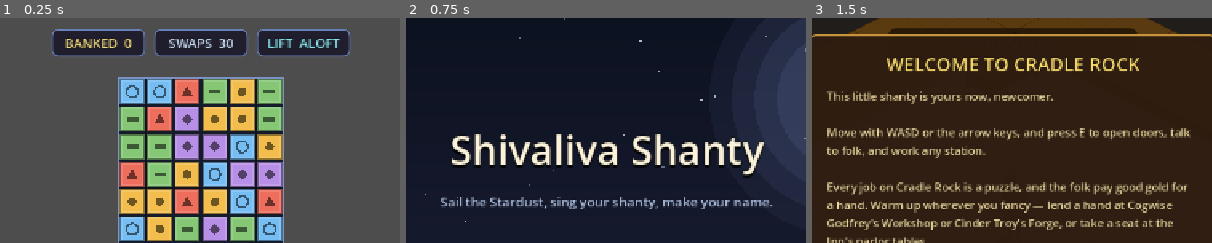
Above: before the commit, frames 1-3 (left to right).
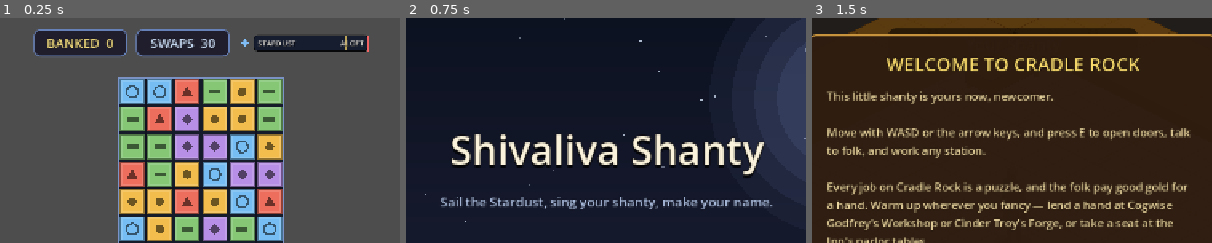
Above: after the commit, the same moments.

Repository: TairoyZone/shivaliva-shanty
Game: Godot game, scene res://puzzles/loft/loft.tscn
Same seed, same stepped clock (60 frames per second), same inputs: the game is played once before the commit and once after it. This scene is started directly instead of the project's main scene.
Inputs:
- Up to frame 1 (0.25 s): no input
- Up to frame 2 (0.75 s): click "← Leave" at 0.5 s
- Up to frame 3 (1.5 s): click "New Game" at 1.25 s
The pictures show only the part of the screen within x 25-75%, y 0-50%; the shares and areas given below are measured in that part.

The runs differ from the first frame. In frame 1, 5.2% of the frame differs, in the area x 8-93%, y 4-17%; in frame 2, nothing differs; in frame 3, nothing differs.

Commit message:
polish(loft): LIFT + HULL readouts are now MeterBars (consistent with the ship deck)
The Loft's LIFT text-gauge -> a STARDUST MeterBar (fills calm-blue->red as the live Stardust rises, bite tick at 8/10, sink line at 10/10; caption ALOFT/STEADY/SINKING). The voyage HULL text label -> a HULL MeterBar (one lit notch per hole, green->amber->red). BANKED + SWAPS stay text pills (they're scores, not pools). Reuses components/meter_bar so the whole game's ship-status reads identically.

Co-Authored-By: Claude Opus 4.8 <noreply@anthropic.com>

Diff:
--- a/puzzles/loft/loft.gd
+++ b/puzzles/loft/loft.gd
@@ -14,12 +14,15 @@
 ## the AI crew covers the rest. Arrival → the haul card; a sink → LOST IN THE STARDUST. See [[voyage-loop-research]].
 const SELF_SCENE : String = "res://puzzles/loft/loft.tscn"   # SKIRMISH/SHIP_DECK scenes live in the base
 
+## The same status-bar component the ship deck uses, so the Loft's LIFT/HULL read identically.
+const METER_BAR : PackedScene = preload("res://components/meter_bar/meter_bar.tscn")
+
 @onready var _board : LoftBoard = $Board
 
 var _banked_label : Label
 var _moves_label : Label
-var _gauge_label : Label
-var _hull_label : Label
+var _stardust_bar : MeterBar    # LIFT/Stardust as a real meter (was the LIFT text gauge)
+var _hull_bar : MeterBar        # voyage-only HULL meter (was the HULL text label)
 var _ui : CanvasLayer
 
 var _current_lift : int = 0       # live CUMULATIVE lift this leg (the board's running total)
@@ -68,10 +71,16 @@
 
 	_banked_label = _make_label("BANKED  0", Color(0.97, 0.88, 0.50, 1.0))
 	_moves_label = _make_label("SWAPS  %d" % LoftBoard.MOVES_PER_ROUND, Color(0.82, 0.90, 1.0, 1.0))
-	_gauge_label = _make_label("LIFT  ALOFT", Color(0.55, 0.92, 0.95, 1.0))
 	bar.add_child(_wrap(_banked_label))
 	bar.add_child(_wrap(_moves_label))
-	bar.add_child(_wrap(_gauge_label))
+	# LIFT/Stardust as a real meter BAR (same component as the ship deck) — it FILLS as the Stardust
+	# rises (calm-blue → red past the bite tick), so you SEE her sinking. Caption = ALOFT/STEADY/SINKING.
+	_stardust_bar = _make_loft_meter("STARDUST", "stardust")
+	_stardust_bar.rising_palette = true
+	_stardust_bar.danger_tick = 0.8   # STARDUST_DANGER(8) / SINK(10)
+	_stardust_bar.hard_line = 1.0     # the SINK line
+	_stardust_bar.set_caption("ALOFT")
+	bar.add_child(_stardust_bar)
 
 	var help : String = ("THE LOFT — keep the falling rock aloft.\n\n"
 		+ "• Move the cursor with the MOUSE or ARROW KEYS.\n"
@@ -91,10 +100,25 @@
 	# gauge bar and the Leave/? buttons) — and let her SAIL in real time while you work, in sync
 	# with the deck (both charts share PlayerState.voyage_ship_t). Manning a station = a crossing.
 	if PlayerState.voyage_active:
-		# A HULL readout beside the gauges — the PILLAGE ship's holes (shows WHY the Stardust floods fast).
-		# The voyage CHART + its sailing/leg-resolution are built by the base (_enter_voyage_station).
-		_hull_label = _make_label("HULL  SOUND", Color(0.7, 0.95, 0.75, 1.0))
-		bar.add_child(_wrap(_hull_label))
+		# A HULL meter beside the gauges — the PILLAGE ship's holes (shows WHY the Stardust floods fast).
+		# Same bar as the deck (green→amber→red, one notch per hole). The voyage CHART + leg-resolution are
+		# built by the base (_enter_voyage_station).
+		_hull_bar = _make_loft_meter("HULL", "hull")
+		_hull_bar.warn_frac = 0.25   # 1 hole → amber, 3+ → red
+		_hull_bar.bad_frac = 0.75
+		bar.add_child(_hull_bar)
+		_update_hull_label()
+
+
+# A status meter sized for the Loft's centre bar (vertically centred next to the BANKED/SWAPS pills).
+func _make_loft_meter(label_text: String, icon: String) -> MeterBar:
+
+	var m : MeterBar = METER_BAR.instantiate() as MeterBar
+	m.custom_minimum_size = Vector2(208.0, 28.0)
+	m.size_flags_vertical = Control.SIZE_SHRINK_CENTER
+	m.label_text = label_text
+	m.icon_kind = icon
+	return m
 
 
 func _make_label(text: String, color: Color) -> Label:
@@ -143,21 +167,19 @@
 		_moves_label.text = ("SWAPS  %d flown" % remaining) if total < 0 else ("SWAPS  %d" % remaining)
 
 
-# The LIFT gauge reads the Stardust: low = aloft (clear sky), mid = steady, high = sinking.
+# The STARDUST meter reads the live level: low = aloft (clear sky), mid = steady, high = sinking. The bar
+# fills + reddens as it climbs (animate-everything); the caption gives the lift reading.
 func _on_Board_stardust_changed(level: float) -> void:
 
-	if _gauge_label == null:
+	if _stardust_bar == null:
 		return
 	var text : String = "STEADY"
-	var color : Color = Color(0.96, 0.86, 0.40, 1.0)
 	if level <= 4.0:
 		text = "ALOFT"
-		color = Color(0.50, 0.92, 0.96, 1.0)
 	elif level >= 7.5:
 		text = "SINKING"
-		color = Color(1.0, 0.55, 0.42, 1.0)
-	_gauge_label.text = "LIFT  %s" % text
-	_gauge_label.add_theme_color_override("font_color", color)
+	_stardust_bar.set_value(level, LoftBoard.SINK_LEVEL)
+	_stardust_bar.set_caption(text)
 
 
 # The named combo flashes center-board (Arrr!/Bingo!/Vegas!/…).
@@ -295,19 +317,17 @@
 	_update_hull_label()
 
 
-# Refresh the voyage HULL readout from the active ship's open holes (green sound → amber → red).
+# Refresh the voyage HULL meter from the active ship's open holes (green sound → amber → red), same as
+# the deck — one lit notch per open hole.
 func _update_hull_label() -> void:
 
-	if _hull_label == null:
+	if _hull_bar == null:
 		return
 	var holes : int = PlayerState.ship_open_holes()
-	if holes <= 0:
-		_hull_label.text = "HULL  SOUND"
-		_hull_label.add_theme_color_override("font_color", Color(0.7, 0.95, 0.75, 1.0))
-	else:
-		_hull_label.text = "HULL  %d hole%s" % [holes, "" if holes == 1 else "s"]
-		_hull_label.add_theme_color_override("font_color",
-			Color(0.98, 0.82, 0.5) if holes <= 2 else Color(1.0, 0.55, 0.5))
+	var maxh : int = maxi(PlayerState.VOYAGE_MAX_HOLES, 1)
+	_hull_bar.segments = maxh
+	_hull_bar.set_value(float(holes), float(maxh))
+	_hull_bar.set_caption("sound" if holes <= 0 else ("%d hole%s" % [holes, "" if holes == 1 else "s"]))
 
 
 # (The shared voyage-leg flow — board / resume / resolve / report / sink / haul / the "Sail ho!" cry —
